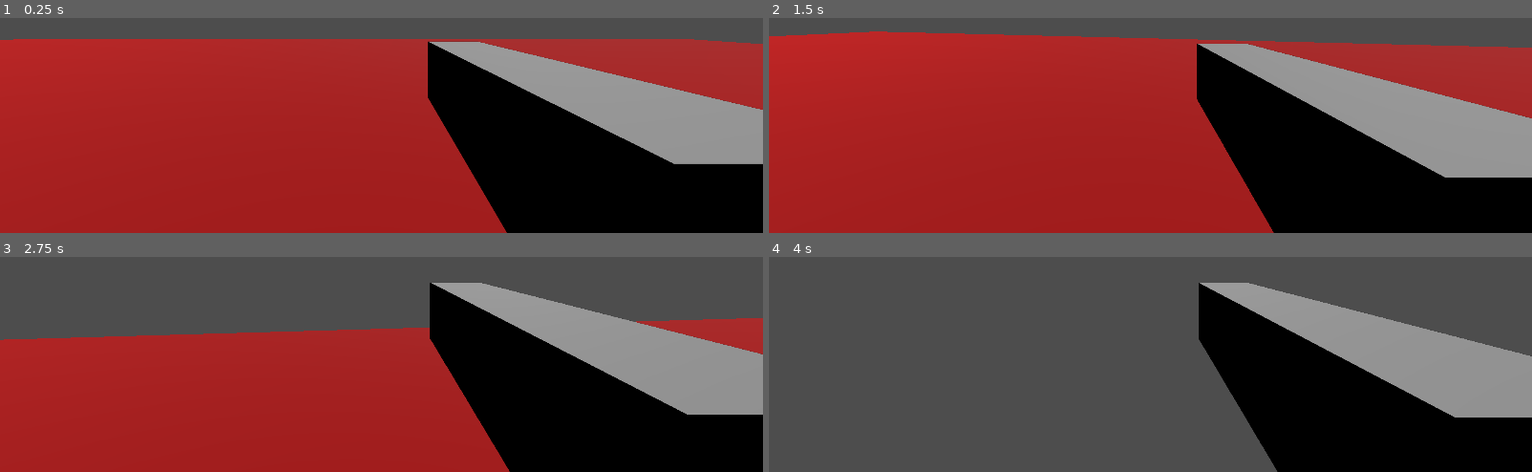
Above: before the commit, frames 1-4 (two rows, left to right).
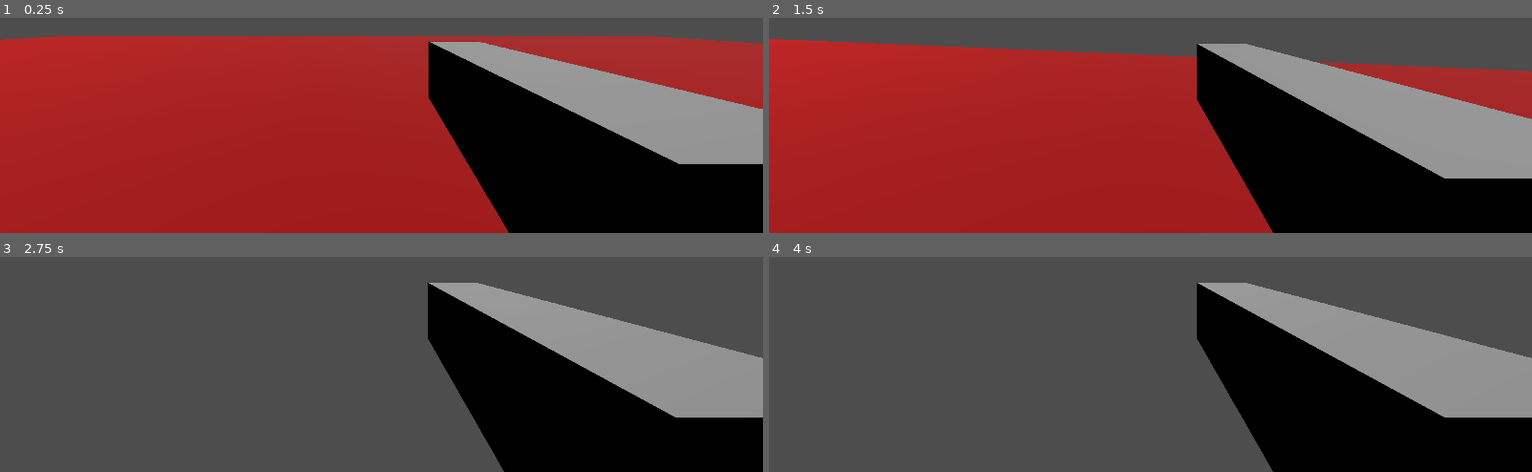
Above: after the commit, the same moments.

Repository: EvilBastards23/HolyDiver
Game: Godot game, scene res://core/core.tscn
The game is run twice, just before and just after one commit, with the same random seed, the same clock (stepped at 60 frames per second) and the same inputs.
Inputs (mouse positions are in pixels of both pictures, inside the frame that each line leads up to):
- Up to frame 1 (0.25 s): no input
- Up to frame 2 (1.5 s): move the mouse to (outside the picture) at 0.52 s; hold Shift (sprint, bound only before the commit) 0.53-1.28 s; hold W (forward) from 0.53 s (still down); tap Space (jump) at 0.77, 0.8, 1.07, 1.35 s; move the mouse to (1112, 20) at 1.27 s
- Up to frame 3 (2.75 s): keep holding W (forward); tap Space (jump) at 1.52, 1.82, 2.3 s; tap Shift (sprint, bound only before the commit) at 1.55 s; move the mouse to (outside the picture) at 2.02 s; hold Shift (sprint, bound only before the commit) from 2.03 s (still down)
- Up to frame 4 (4 s): keep holding W (forward); move the mouse to (1142, 263) at 2.77 s; release Shift (sprint, bound only before the commit) at 2.78 s; tap Shift (sprint, bound only before the commit) at 2.85 s; tap Space (jump) at 3.02, 3.32 s; move the mouse to (1203, 263) at 3.52 s; hold Space (jump) from 3.53 s (still down)

The runs differ from the first frame. In frame 1, 1.7% of the frame differs, in the area x 0-100%, y 8-100%; in frame 2, 7.1%; in frame 3, 42%, in the area x 0-100%, y 12-100%; in frame 4, 1.1%.

Commit message:
added dash

Diff:
--- a/core/core.tscn
+++ b/core/core.tscn
@@ -50,9 +50,3 @@
 cast_shadow = 0
 use_collision = true
 size = Vector3(6.45898, 9.84473, 17.6402)
-
-[node name="CSGBox3D7" type="CSGBox3D" parent="."]
-transform = Transform3D(-4.37114e-08, 0, 1, 0, 1, 0, -1, 0, -4.37114e-08, 22.1161, 4.94698, 38.9297)
-cast_shadow = 0
-use_collision = true
-size = Vector3(6.45898, 9.84473, 17.6402)
--- a/core/player/player.gd
+++ b/core/player/player.gd
@@ -1,7 +1,7 @@
 extends CharacterBody3D
 
 
-const JUMP_VELOCITY = 5.6
+const JUMP_VELOCITY = 7.6
 # Child node reference
 @onready var head = $head
 @onready var camera_3d = $head/Camera3D
@@ -12,20 +12,23 @@
 var bob_amp = 0.01
 
 
-# Constant for speeds
-const walk_speed = 8.0
-const sprint_speed = 16.0
-
 # Global variables that used in code
 var t_bob:float = 0.0
-var speed :float= 0.0
-var gravity = ProjectSettings.get_setting("physics/3d/default_gravity")
+var speed :float= 10.0
+var gravity = 12.0
 var is_jumping:bool = false
+
+var is_dashing:bool = false
+var dash_direction = Vector3.ZERO
+@export var dash_distance:float = 15.0
+@export var dash_time:float = 0.1
+var current_dash_time:float = 0.0
+
+
 
 # Remove cursor
 func _ready():
 	Input.mouse_mode = Input.MOUSE_MODE_CAPTURED
-	pass
 
 # Rotating camera using mouse
 func _input(event):
@@ -34,42 +37,54 @@
 		head.rotate_x(-event.relative.y * sensitivity)
 		head.rotation.x = clamp(head.rotation.x, -PI/2, PI/2)
 
+
 func _physics_process(delta):
-	# Add the gravity.
-	if not is_on_floor():
+	# Add gravity unless dashing
+	if not is_on_floor() and not is_dashing:
 		is_jumping = false
 		velocity.y -= gravity * delta
 
-	# Handle sprinting
-	if is_on_floor():
-		if Input.is_action_pressed("sprint"):
-			speed = sprint_speed
-		else:
-			speed = walk_speed
-
-	# Handle jumping
+	# Jump
 	if is_on_floor() and not is_jumping and Input.is_action_pressed("jump"):
 		velocity.y = JUMP_VELOCITY
 
-	# Get the input direction and handle the movement/deceleration.
 	var input_dir = Input.get_vector("left", "right", "forward", "backward")
 	var direction = (transform.basis * Vector3(input_dir.x, 0, input_dir.y)).normalized()
 
-	# Calculating speed
-	if direction:
-		velocity.x = direction.x * speed
-		velocity.z = direction.z * speed
+	# Dash logic
+	if Input.is_action_just_pressed("dash") and not is_dashing and direction != Vector3.ZERO:
+		is_dashing = true
+		current_dash_time = 0.0
+		dash_direction = direction
+		camera_3d.fov = lerp(camera_3d.fov, 90.0, 0.2)
+		$SubViewportContainer/SubViewport/Camera3D/ColorRect.show()
+
+	if is_dashing:
+		current_dash_time += delta
+
+		if current_dash_time >= dash_time:
+			is_dashing = false
+			$SubViewportContainer/SubViewport/Camera3D/ColorRect.hide()
+		else:
+			velocity = dash_direction * (dash_distance / dash_time)
+			velocity.y = 0  # Lock vertical motion during dash
+
+	# Only move normally if not dashing
+	if not is_dashing:
+		camera_3d.fov = lerp(camera_3d.fov, 75.0, 0.1)
+		if direction:
+			velocity.x = direction.x * speed
+			velocity.z = direction.z * speed
+		else:
+			velocity.x = move_toward(velocity.x, 0, speed)
+			velocity.z = move_toward(velocity.z, 0, speed)
+
+	# Head bobbing
+	if is_on_floor() and velocity.length() > 0 and not is_dashing:
+		t_bob += delta * velocity.length()
+		camera_3d.transform.origin = head_bob(t_bob, velocity.length(), speed)
 	else:
-		velocity.x = move_toward(velocity.x, 0, speed)
-		velocity.z = move_toward(velocity.z, 0, speed)
-
-	# Head bobbing effect while moving
-	if is_on_floor() and velocity.length() > 0:
-		t_bob += delta * velocity.length()
-		camera_3d.transform.origin = head_bob(t_bob,velocity.length(),speed)
-	else:
-		# Reset head bob when not moving or in air
-		camera_3d.transform.origin = head_bob(t_bob,velocity.length(),speed)
+		camera_3d.transform.origin = head_bob(t_bob, velocity.length(), speed)
 
 	move_and_slide()
 
--- /dev/null
+++ b/core/player/player.gdshader
@@ -0,0 +1,59 @@
+shader_type canvas_item;
+
+
+uniform sampler2D noise: repeat_enable;
+uniform vec4 line_color: source_color;
+uniform float line_count: hint_range(0.0, 2.0, 0.05) = 0.5;
+uniform float line_density: hint_range(0.0, 1.0) = 0.5;
+uniform float line_faloff: hint_range(0.0, 1.0) = 0.25;
+uniform float mask_size: hint_range(0.0, 1.0) = 0.1;
+uniform float mask_edge: hint_range(0.0, 1.0) = 0.5;
+uniform float animation_speed: hint_range(1.0, 20.0) = 0.5;
+
+
+
+
+float inv_lerp(float from, float to, float value){
+  return (value - from) / (to - from);
+}
+
+
+
+
+vec2 polar_coordinates(vec2 uv, vec2 center, float zoom, float repeat)
+{
+	vec2 dir = uv - center;
+	float radius = length(dir) * 2.0;
+	float angle = atan(dir.y, dir.x) * 1.0/(PI * 2.0);
+	return mod(vec2(radius * zoom, angle * repeat), 1.0);
+}
+
+
+
+
+vec2 rotate_uv(vec2 uv, vec2 pivot, float rotation) {
+    float cosa = cos(rotation);
+    float sina = sin(rotation);
+    uv -= pivot;
+    return vec2(
+        cosa * uv.x - sina * uv.y,
+        cosa * uv.y + sina * uv.x
+    ) + pivot;
+}
+
+
+
+
+void fragment(){
+	vec2 polar_uv = polar_coordinates(rotate_uv(UV, vec2(0.5), floor(fract(TIME) * animation_speed) ) , vec2(0.5), 0.01, line_count);
+	vec3 lines = texture(noise, polar_uv).rgb;
+
+	float mask_value = length(UV - vec2(0.5));
+	float mask = inv_lerp(mask_size, mask_edge, mask_value);
+	float result = 1.0 - (mask * line_density);
+
+	result = smoothstep(result, result + line_faloff, lines.r);
+
+	COLOR.rgb = vec3(line_color.rgb);
+	COLOR.a = min(line_color.a, result);
+}
--- a/core/player/player.tscn
+++ b/core/player/player.tscn
@@ -1,14 +1,28 @@
-[gd_scene load_steps=5 format=3 uid="uid://cnh1chs7y741p"]
+[gd_scene load_steps=8 format=3 uid="uid://cnh1chs7y741p"]
 
 [ext_resource type="Script" uid="uid://dcyahftnfy375" path="res://core/player/player.gd" id="1_bq184"]
 [ext_resource type="Script" uid="uid://b4p66adudfq1w" path="res://core/player/head.gd" id="2_h46vi"]
+[ext_resource type="Shader" uid="uid://dyydxfmoa1x8a" path="res://core/player/player.gdshader" id="3_ll17t"]
+[ext_resource type="Texture2D" uid="uid://mxgc3s1pvhyb" path="res://images.jpg" id="4_qjudb"]
 
 [sub_resource type="CapsuleMesh" id="CapsuleMesh_sh265"]
 
 [sub_resource type="ConvexPolygonShape3D" id="ConvexPolygonShape3D_4flbx"]
 points = PackedVector3Array(-0.125207, -0.532801, -0.480507, 0.0227831, 0.47607, 0.498884, 0.169713, 0.559144, 0.464172 …(924 unchanged characters)…
 
+[sub_resource type="ShaderMaterial" id="ShaderMaterial_qjudb"]
+shader = ExtResource("3_ll17t")
+shader_parameter/noise = ExtResource("4_qjudb")
+shader_parameter/line_color = Color(1, 1, 1, 1)
+shader_parameter/line_count = 2.0
+shader_parameter/line_density = 0.433
+shader_parameter/line_faloff = 0.407
+shader_parameter/mask_size = 0.021
+shader_parameter/mask_edge = 0.41
+shader_parameter/animation_speed = 11.247
+
 [node name="CharacterBody3D" type="CharacterBody3D"]
+wall_min_slide_angle = 1.5708
 script = ExtResource("1_bq184")
 
 [node name="MeshInstance3D" type="MeshInstance3D" parent="."]
@@ -25,6 +39,7 @@
 [node name="Camera3D" type="Camera3D" parent="head"]
 transform = Transform3D(1, 0, 0, 0, 1, 0, 0, 0, 1, 0, 0.408694, 0)
 cull_mask = 1048573
+fov = 108.9
 
 [node name="CSGBox3D" type="CSGBox3D" parent="head"]
 transform = Transform3D(1, 0, 0, 0, 1, 0, 0, 0, 1, 0.305926, -0.216122, -0.687467)
@@ -43,7 +58,17 @@
 transparent_bg = true
 handle_input_locally = false
 size = Vector2i(1920, 1080)
+render_target_update_mode = 4
 
 [node name="Camera3D" type="Camera3D" parent="SubViewportContainer/SubViewport"]
 transform = Transform3D(1, 0, 0, 0, 1, 0, 0, 0, 1, 0, 0.755696, 0)
 cull_mask = 1047554
+
+[node name="ColorRect" type="ColorRect" parent="SubViewportContainer/SubViewport/Camera3D"]
+visible = false
+material = SubResource("ShaderMaterial_qjudb")
+anchors_preset = 15
+anchor_right = 1.0
+anchor_bottom = 1.0
+grow_horizontal = 2
+grow_vertical = 2
--- a/project.godot
+++ b/project.godot
@@ -43,7 +43,7 @@
 "events": [Object(InputEventKey,"resource_local_to_scene":false,"resource_name":"","device":-1,"window_id":0,"alt_press …(192 unchanged characters)…
 ]
 }
-sprint={
+dash={
 "deadzone": 0.2,
 "events": [Object(InputEventKey,"resource_local_to_scene":false,"resource_name":"","device":-1,"window_id":0,"alt_press …(195 unchanged characters)…
 ]
@@ -53,3 +53,13 @@
 "events": [Object(InputEventKey,"resource_local_to_scene":false,"resource_name":"","device":-1,"window_id":0,"alt_press …(191 unchanged characters)…
 ]
 }
+slide={
+"deadzone": 0.2,
+"events": [Object(InputEventKey,"resource_local_to_scene":false,"resource_name":"","device":-1,"window_id":0,"alt_pressed":false,"shift_pressed":false,"ctrl_pressed":false,"meta_pressed":false,"pressed":false,"keycode":0,"physical_keycode":4194326,"key_label":0,"unicode":0,"location":0,"echo":false,"script":null)
+]
+}
+
+[physics]
+
+3d/run_on_separate_thread=true
+3d/physics_engine="Jolt Physics"
Not shown, added: core/player/player.gdshader.uid
Binary file added: images.jpg
Not shown, added: images.jpg.import
